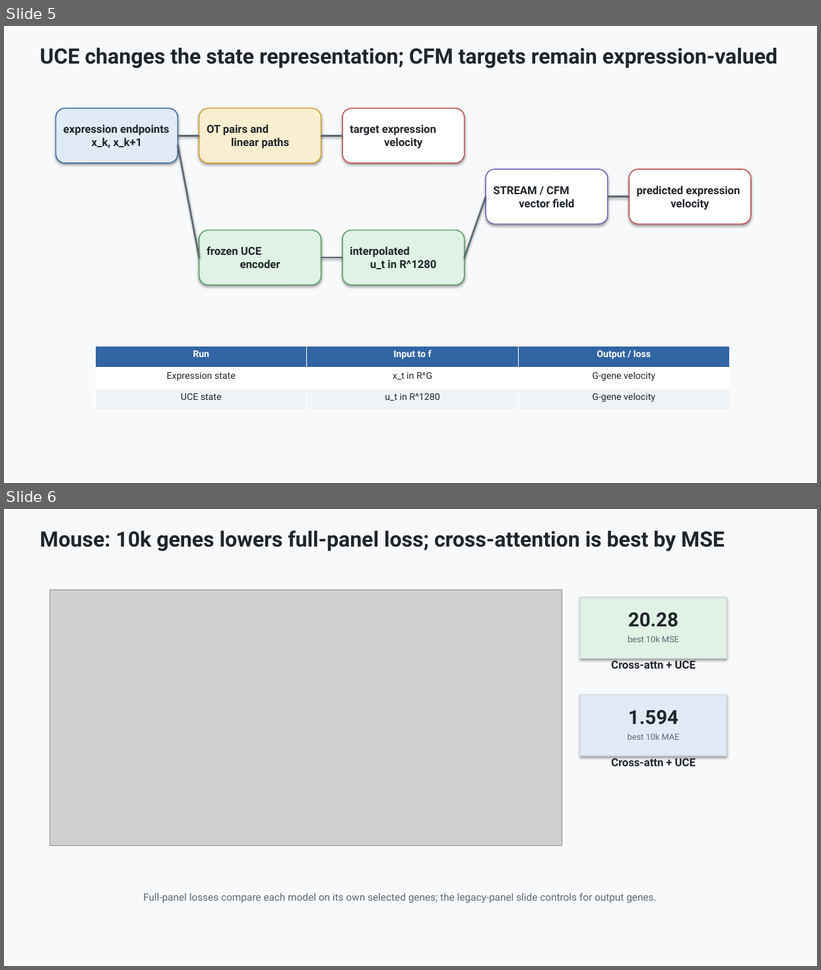
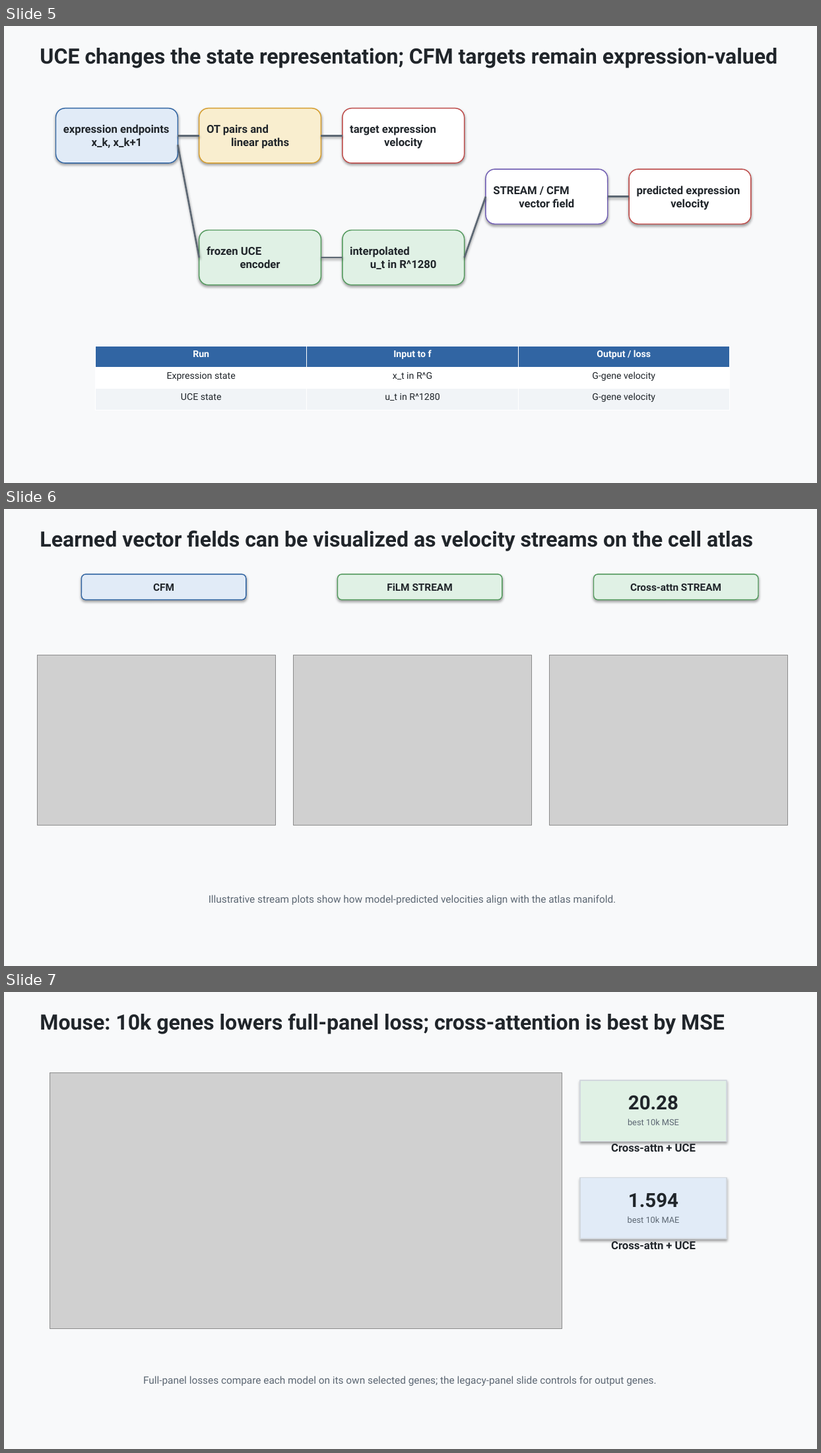
Before and after one commit to davidaknowles/stream, a slide deck: docs/stream_project_slide_deck.pptx. Shown one above the other, each under a label of ours: slides 5 and 6 before the commit, slides 5, 6 and 7 after it. The pictures are 821x970 and 821x1453 pixels, drawn with LibreOffice and Linux fonts; fonts in the diff are those of the drawing; grey boxes stand for pictures. Boxes give left, top, right and bottom in pixels: in the first picture for what was removed or moved away, otherwise in the second. Text is boxed around its words. In the diff, an @@ line names an element or a change of style, - is before the commit and + after.

Commit message:
Add references and stream figures to slide deck

```diff
--- a/docs/stream_project_slide_deck.pptx
+++ b/docs/stream_project_slide_deck.pptx
@@ slide 6 added at (x1=4, y1=509, x2=817, y2=966), background #F8F9FA @@
@@ text added at (x1=40, y1=530, x2=753, y2=551), 25 pt, text #20252A, bold @@
+Learned vector fields can be visualized as velocity streams on the cell atlas
@@ rounded rectangle added at (x1=81, y1=574, x2=246, y2=600), fill #E1EBF7, outline #3165A3 1.1 pt, 12 pt, text #20252A, bold @@
+CFM
@@ rounded rectangle added at (x1=338, y1=574, x2=502, y2=600), fill #E0F1E5, outline #539A5D 1.1 pt, 12 pt, text #20252A, bold @@
+FiLM STREAM
@@ rounded rectangle added at (x1=594, y1=574, x2=758, y2=600), fill #E0F1E5, outline #539A5D 1.1 pt, 12 pt, text #20252A, bold @@
+Cross-attn STREAM
@@ picture added at (x1=38, y1=656, x2=275, y2=826) @@
@@ picture added at (x1=294, y1=656, x2=531, y2=826) @@
@@ picture added at (x1=550, y1=656, x2=788, y2=826) @@
@@ text added at (x1=209, y1=895, x2=616, y2=905), 12 pt, text #5C6773 @@
+Illustrative stream plots show how model-predicted velocities align with the atlas manifold.
@@ what was slide 6 is now slide 7 @@
```
Also in this commit, not shown: 1 other slide added, 2 other files.
